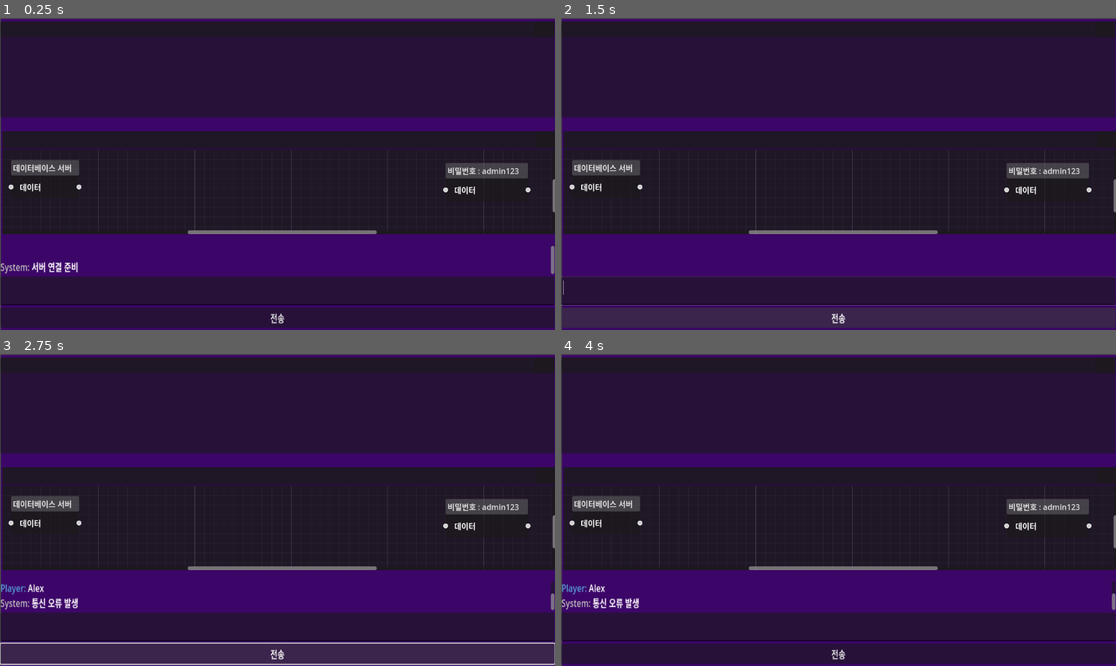
Above: before the commit, frames 1-4 (two rows, left to right).
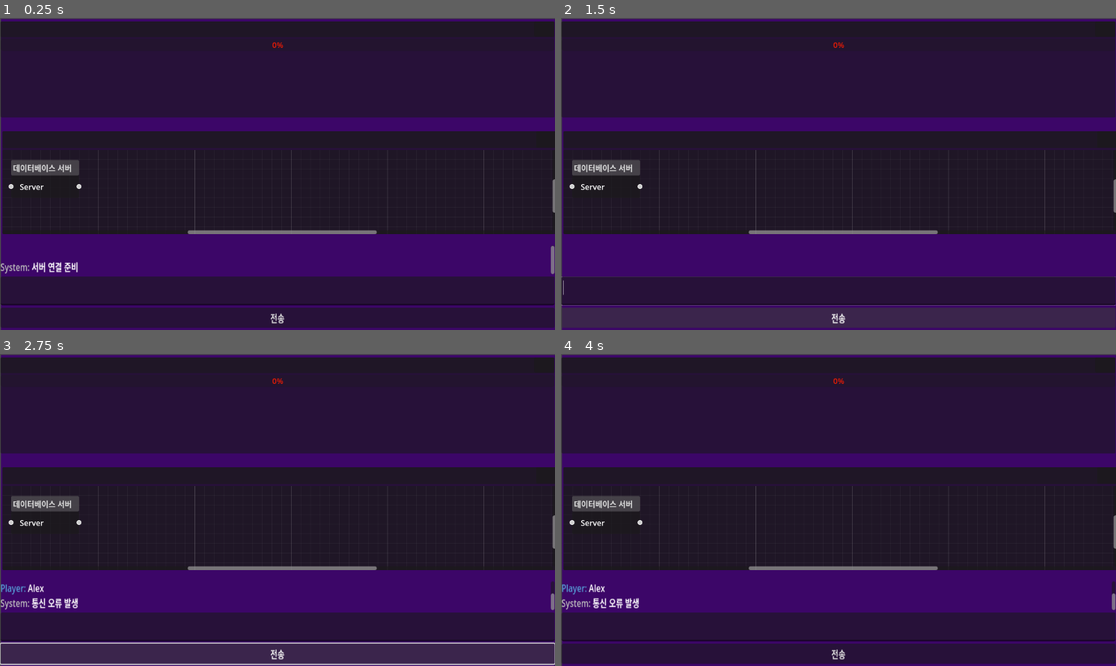
Above: after the commit, the same moments.

Repository: rorena15/llm_game
Game: Godot game, scene res://desktop.tscn
The game is run twice, just before and just after one commit, with the same random seed, the same clock (stepped at 60 frames per second) and the same inputs. This scene is started directly instead of the project's main scene.
Inputs (mouse positions are in pixels of both pictures, inside the frame that each line leads up to):
- Up to frame 1 (0.25 s): no input
- Up to frame 2 (1.5 s): click (838, 289) at 0.52 s; type "Alex" at 0.6 s; click "전송" at 1.25 s
- Up to frame 3 (2.75 s): click "전송" at 2 s
- Up to frame 4 (4 s): click "전송" at 2.75 s; tap Enter at 3.5, 3.6 s; move the mouse to (960, 494) at 3.52 s; click (960, 494) at 3.67 s

The runs differ from the first frame. In frame 1, 0.9% of the frame differs, in the area x 1-100%, y 7-63%; in frame 2, 0.9%; in frame 3, 0.9%; in frame 4, 0.9%.

Commit message:
메인쪽 수정 및 godot 개발

Diff:
--- a/godot_project/socialengineeer/app_board.tscn
+++ b/godot_project/socialengineeer/app_board.tscn
@@ -42,9 +42,10 @@
 
 [node name="Label" type="Label" parent="Layout/ContentArea/GraphEdit/Server Node" index="1"]
 layout_mode = 2
-text = "데이터"
+text = "Server"
 
 [node name="password Node" type="GraphNode" parent="Layout/ContentArea/GraphEdit" index="2"]
+visible = false
 layout_mode = 0
 offset_left = 920.0
 offset_top = 27.0
--- a/godot_project/socialengineeer/app_messenger.tscn
+++ b/godot_project/socialengineeer/app_messenger.tscn
@@ -13,5 +13,10 @@
 [node name="CloseButton" parent="Layout/TitleBar" index="1"]
 text = ""
 
-[node name="main" parent="Layout/ContentArea" index="0" instance=ExtResource("2_85kln")]
+[node name="SuspicionBar" type="ProgressBar" parent="Layout/ContentArea" index="0"]
+custom_minimum_size = Vector2(0, 20)
 layout_mode = 2
+theme_override_colors/font_color = Color(0.986217, 0.108348, 7.70092e-07, 1)
+
+[node name="main" parent="Layout/ContentArea" index="1" instance=ExtResource("2_85kln")]
+layout_mode = 2
--- a/godot_project/socialengineeer/main.gd
+++ b/godot_project/socialengineeer/main.gd
@@ -1,11 +1,13 @@
 extends Control
 
+@onready var suspicion_bar = $Layout/ContentArea/SuspicionBar # 경로를 실제 위치에 맞게 수정하세요!
 @onready var http_request = $ServerRequest
 @onready var chat_output = $VBoxContainer/ChatOutput
 @onready var user_input = $VBoxContainer/UserInput
 @onready var send_button = $VBoxContainer/SendButton
 
 const SERVER_URL = "http://127.0.0.1:8000/chat"
+var current_suspicion = 0
 
 func _ready():
 	send_button.pressed.connect(_on_send_button_pressed)
@@ -34,12 +36,22 @@
 	if result == HTTPRequest.RESULT_SUCCESS and response_code == 200:
 		var json = JSON.new()
 		if json.parse(body.get_string_from_utf8()) == OK:
-			var npc_reply = json.get_data().get("dialogue", "...")
+			var response_data = json.get_data()
+
+			# 1. 대화 내용 가져오기
+			var npc_reply = response_data.get("dialogue", "...")
+
+			# ⭐ [추가됨] 2. 의심 수치 변화량 가져오기 (기본값 0)
+			# JSON에 "suspicion_delta"가 있으면 가져오고, 없으면 0으로 처리
+			var delta = response_data.get("suspicion_delta", 0)
+			update_suspicion(delta) # 의심 업데이트 함수 실행
+
+			# 3. 로그 출력
 			add_chat_log("NPC", npc_reply)
 	else:
 		add_chat_log("System", "통신 오류 발생")
 
-	# 입력 잠금 해제 (이제 여기서 풀어줍니다)
+	# 입력 잠금 해제
 	user_input.editable = true
 	send_button.disabled = false
 	user_input.grab_focus()
@@ -91,3 +103,26 @@
 
 		# 전화선(Global)을 통해 전 세계(모든 윈도우)에 알립니다!
 		Global.clue_found.emit(data.type, data.value)
+
+func update_suspicion(delta):
+	# 의심 수치 더하기
+	current_suspicion += delta
+
+	# 0 ~ 100 사이를 벗어나지 않게 고정 (clamp)
+	current_suspicion = clamp(current_suspicion, 0, 100)
+
+	# UI 게이지 업데이트
+	if suspicion_bar:
+		suspicion_bar.value = current_suspicion
+
+	print("현재 의심도: ", current_suspicion, " (변화량: ", delta, ")")
+
+	# 게임 오버 체크 (100 이상이면)
+	if current_suspicion >= 100:
+		game_over()
+
+func game_over():
+	add_chat_log("System", "🚨 [경고] 의심 수치 초과! 연결이 강제 종료되었습니다.")
+	user_input.editable = false
+	send_button.disabled = true
+	# 여기에 붉은 화면 효과 등을 넣을 수 있습니다.
Not shown, changed: main.py
